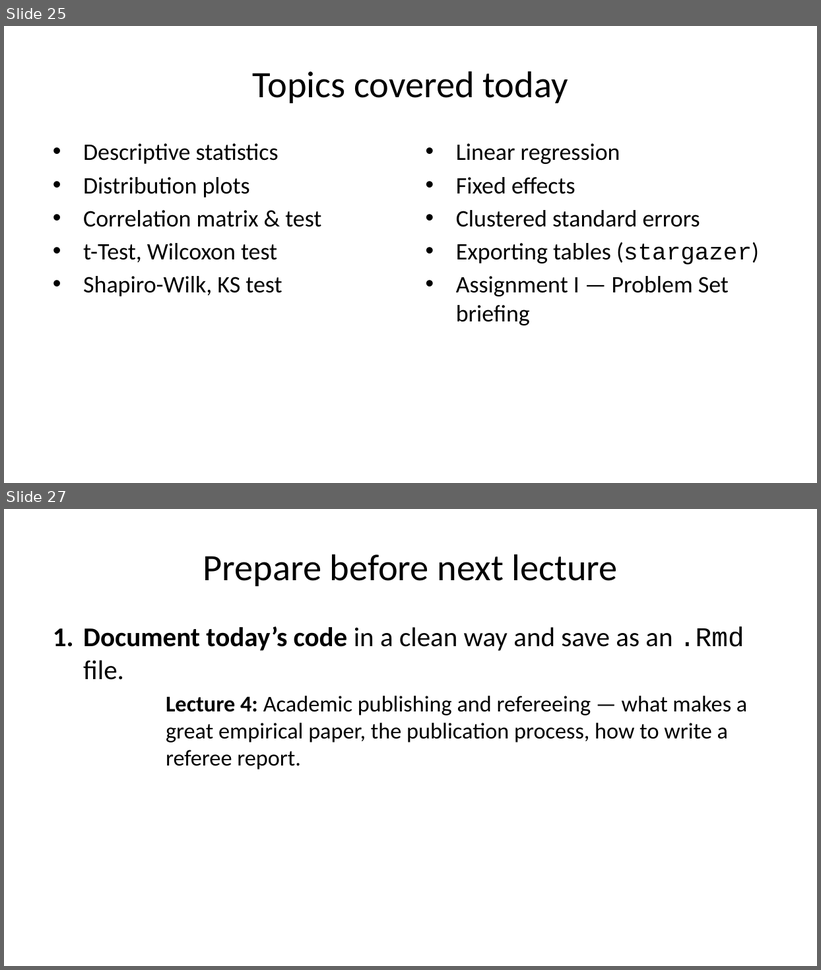
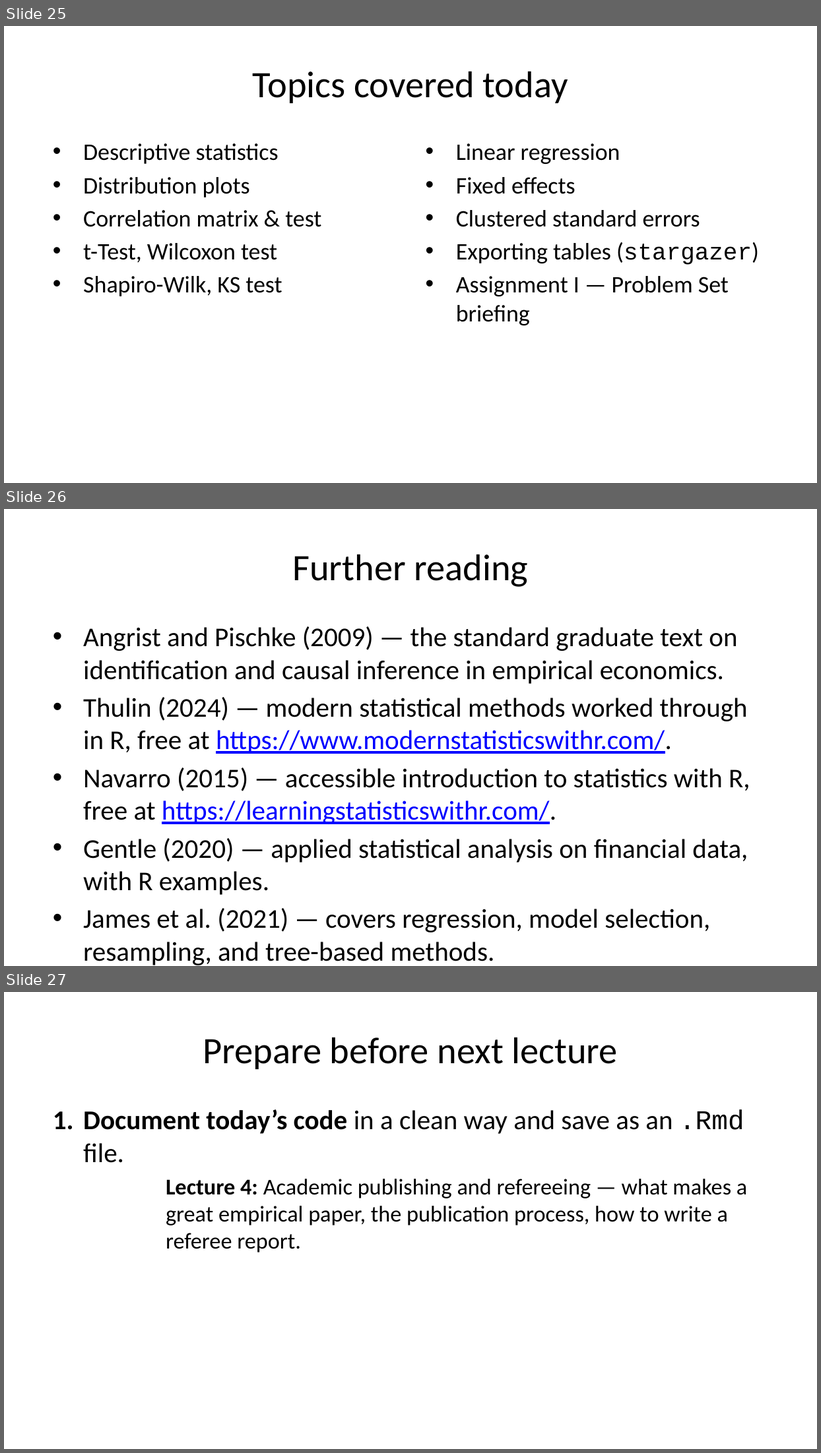
Before and after one commit to papa-puma/smaf, a slide deck: courses/research-in-finance/lectures/lecture-03-statistical-analysis/slides.pptx. Shown one above the other, each under a label of ours: slides 25 and 27 before the commit, slides 25, 26 and 27 after it; the slides between them are not shown. The pictures are 821x970 and 821x1453 pixels, drawn with LibreOffice and Linux fonts; fonts in the diff are those of the drawing. Boxes give left, top, right and bottom in pixels: in the first picture for what was removed or moved away, otherwise in the second. Text is boxed around its words. In the diff, an @@ line names an element or a change of style, - is before the commit and + after.

```diff
--- a/courses/research-in-finance/lectures/lecture-03-statistical-analysis/slides.pptx
+++ b/courses/research-in-finance/lectures/lecture-03-statistical-analysis/slides.pptx
@@ slide 26 added at [4,509,817,966], background #FFFFFF @@
@@ title added at [292,554,528,587], 33 pt, text #000000 @@
+Further reading
@@ text added at [83,626,750,933], 24 pt, text #000000 @@
+• Angrist and Pischke (2009) — the standard graduate text on identification and causal inference in empirical economics.
+• Thulin (2024) — modern statistical methods worked through in R, free at https://www.modernstatisticswithr.com/.
+• Navarro (2015) — accessible introduction to statistics with R, free at https://learningstatisticswithr.com/.
+• Gentle (2020) — applied statistical analysis on financial data, with R examples.
+• James et al. (2021) — covers regression, model selection, resampling, and tree-based methods.
```
Also in this commit, not shown: 1 slide changed, 27 other files.
